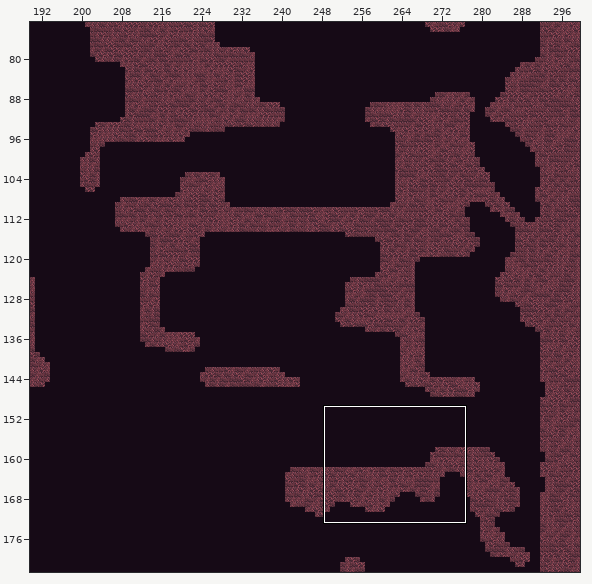
One commit to this Tiled map: android/assets/maps/level1.tmx. Above, an overview of the earlier version with the close-up marked.
Close-up. As it was:
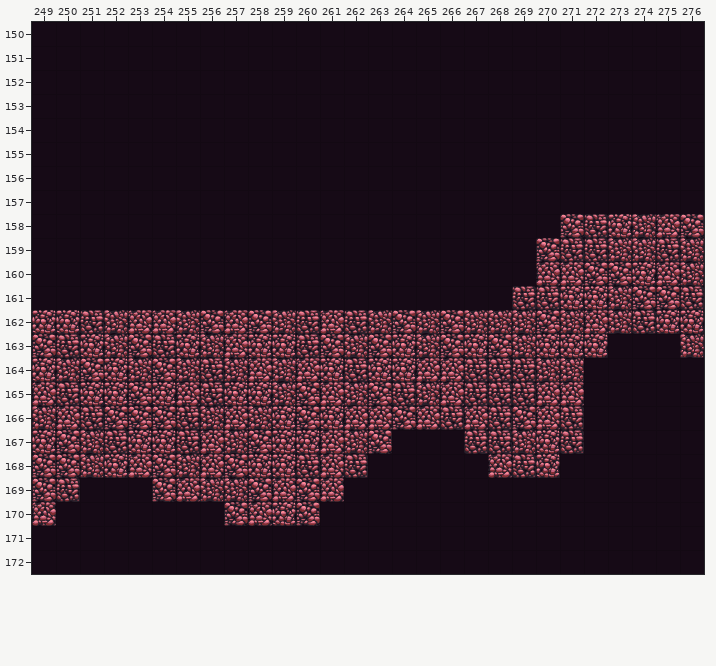
Cells are 64x64 px. Shown: x 249..276, y 150..172. The commit also changed other parts of the map, which this record leaves out.
And afterwards:
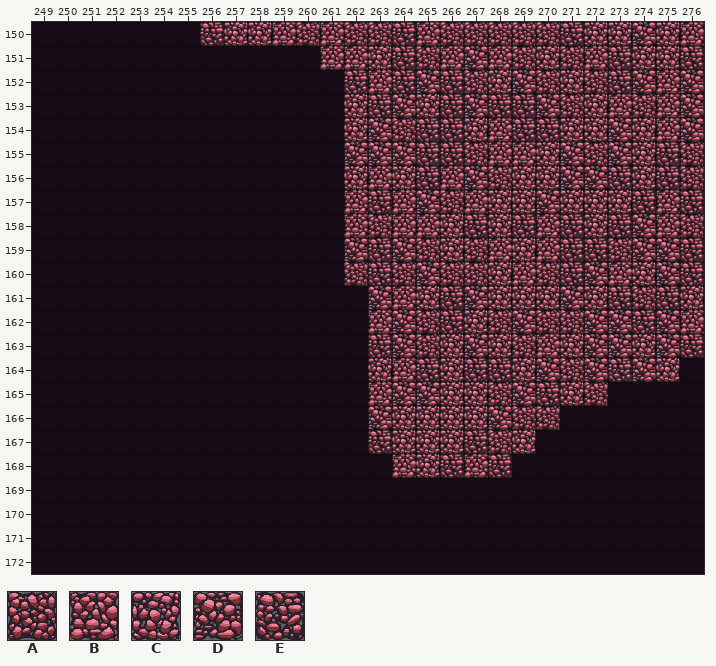
Key: from "tileMapGutter": A 5, B 6, C 7, D 8, E 9.
_ is an empty cell.
The exact change:
Layer "terrain":
y 150: x 256..276 _____________________ -> ECCBABAAEBAAAAAECCDCB
y 151: x 261..276 ________________ -> BBCEABDBACABECCE
y 152: x 262..276 _______________ -> EBEDEACDACAEDBD
y 153: x 262..276 _______________ -> CEDCEDEEDACBABD
y 154: x 262..276 _______________ -> CDAEECBEECCDCBD
y 155: x 262..276 _______________ -> DDDEEABBCDADCEA
y 156: x 262..276 _______________ -> CBCEBDACCDDECEA
y 157: x 262..276 _______________ -> BEBDABCCDCCCEBE
y 158: x 262..274 _________DECA -> BABBCECEBECED; x 276 D -> A
y 159: x 262..270 ________D -> DEDACABCB; x 274..276 AEA -> DDE
y 160: x 262..271 ________BB -> AEADAACBAE; x 273 D -> B; x 275..276 BA -> DE
y 161: x 263..271 ______EEC -> DBCEDCCCD; x 273..276 ADDE -> EAEC
y 162: x 249..263 CCEABBADBDAEBEA -> ______________B; x 266..267 DA -> EC; x 269..270 AD -> DA; x 272..273 BA -> DD; x 275..276 CC -> DB
y 163: x 249..264 DECADECABCCEDADC -> ______________ED; x 266..268 DCD -> CDC; x 270 C -> B; x 272..276 C___A -> DDCDE
y 164: x 249..262 CADCADAEABABCE -> ______________; x 264..266 CBB -> BEC; x 269..270 EA -> CD; x 272..275 ____ -> DEDC
y 165: x 249..272 BECCDCBECCADBADEABEEEBB_ -> ______________BDDCCADECA
y 166: x 249..271 ABEDDDEABACDCBBDBEBEDBE -> ______________DCCCCDAA_
y 167: x 249..266 CDAECCEBADCCBAD___ -> ______________ECCC; x 268..271 EACE -> AC__
y 168: x 249..262 DDACBDABDCCEBE -> ______________; x 264..270 ____BEC -> BCEBE__
y 169: x 249..250 DE -> __; x 254..261 DBAADBDB -> ________
y 170: x 249 B -> _; x 257..260 DBCD -> ____
Boxes around the changes in both close-ups, in picture pixels (x1, y1, x2, y2):
changed: (32, 22, 704, 526)
